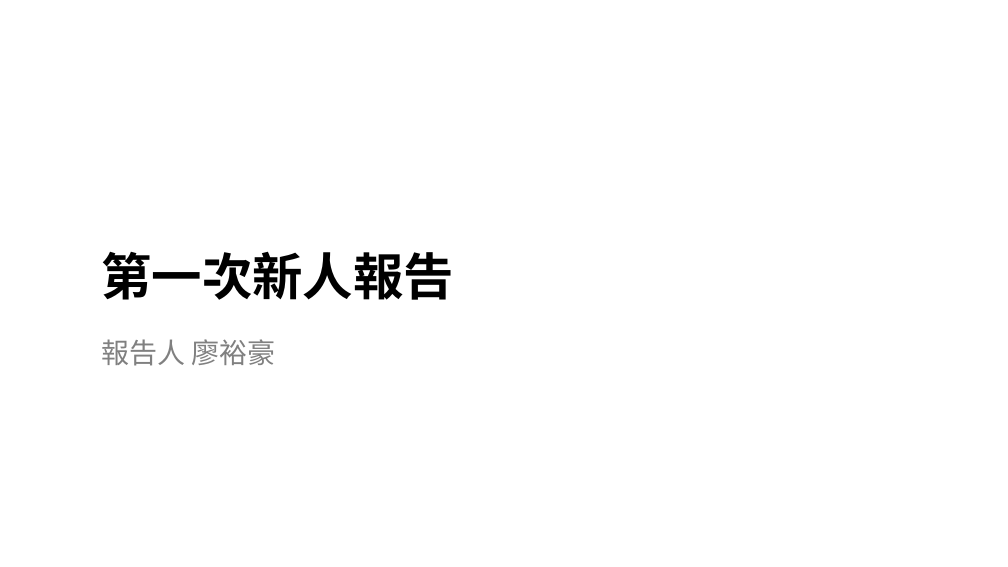
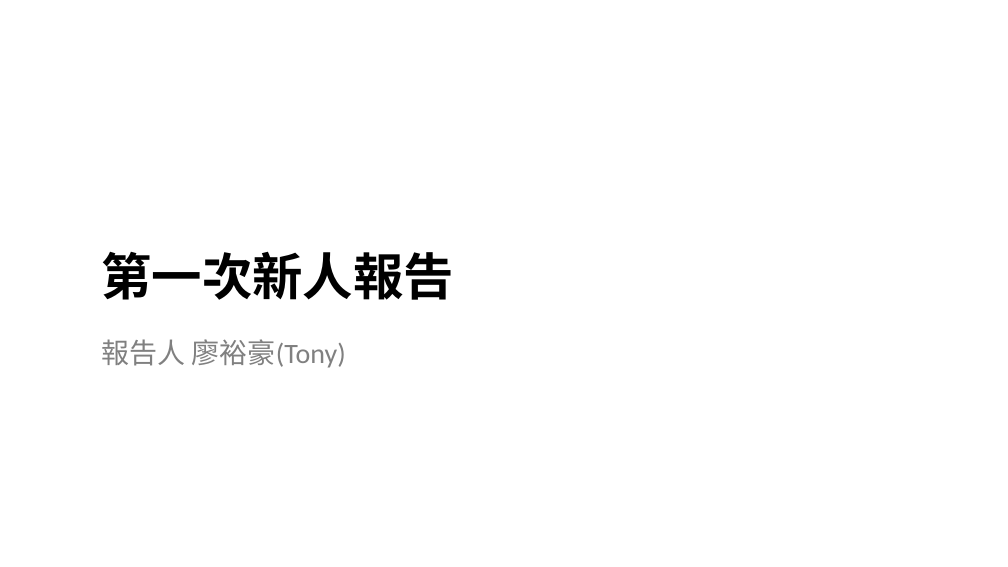
Before and after one commit to YuHaoLiaoTony/MyImage, a slide deck: slide 1 of Tony新人報告.pptx. Drawn at 1008x567 pixels with LibreOffice and Linux fonts; fonts in the diff are those of the drawing; background and template pictures are left out. Boxes give left, top, right and bottom in pixels: in the first picture for what was removed or moved away, otherwise in the second. Text is boxed around its words. In the diff, an @@ line names an element or a change of style, - is before the commit and + after.

```diff
--- a/Tony新人報告.pptx
+++ b/Tony新人報告.pptx
@@ subtitle at (101,339,346,368): text changed @@
-報告人 廖裕豪
+報告人 廖裕豪(Tony)
```
Also in this commit, not shown: 12 other slides changed, 18 slides added, 5 slides removed, 22 other files.
